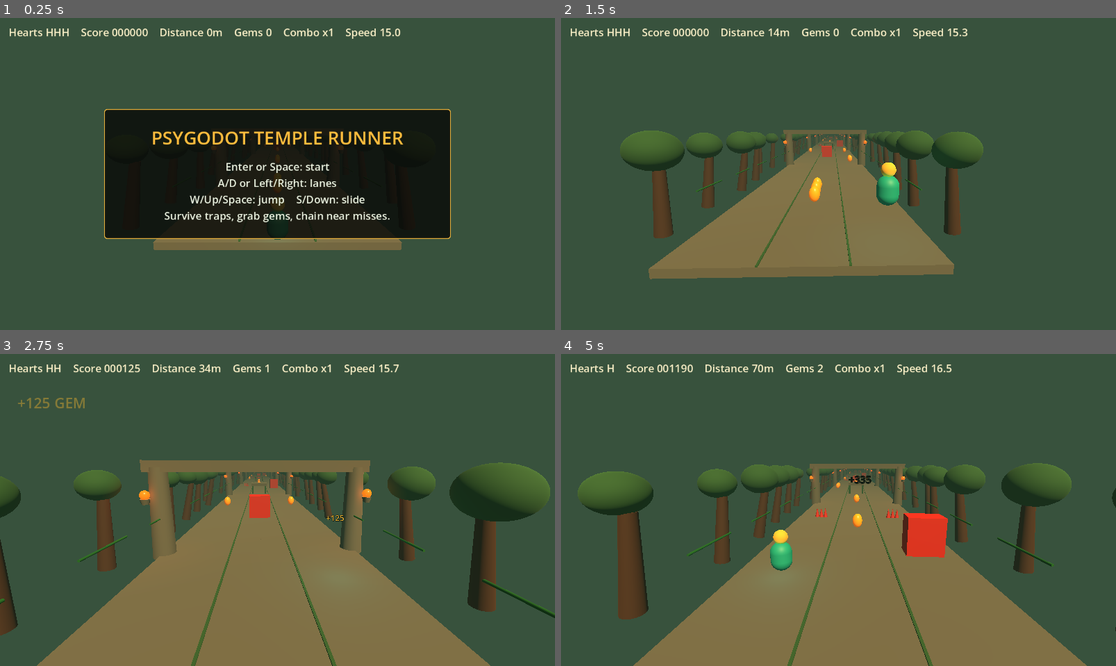
Above: before the commit, frames 1-4 (two rows, left to right).
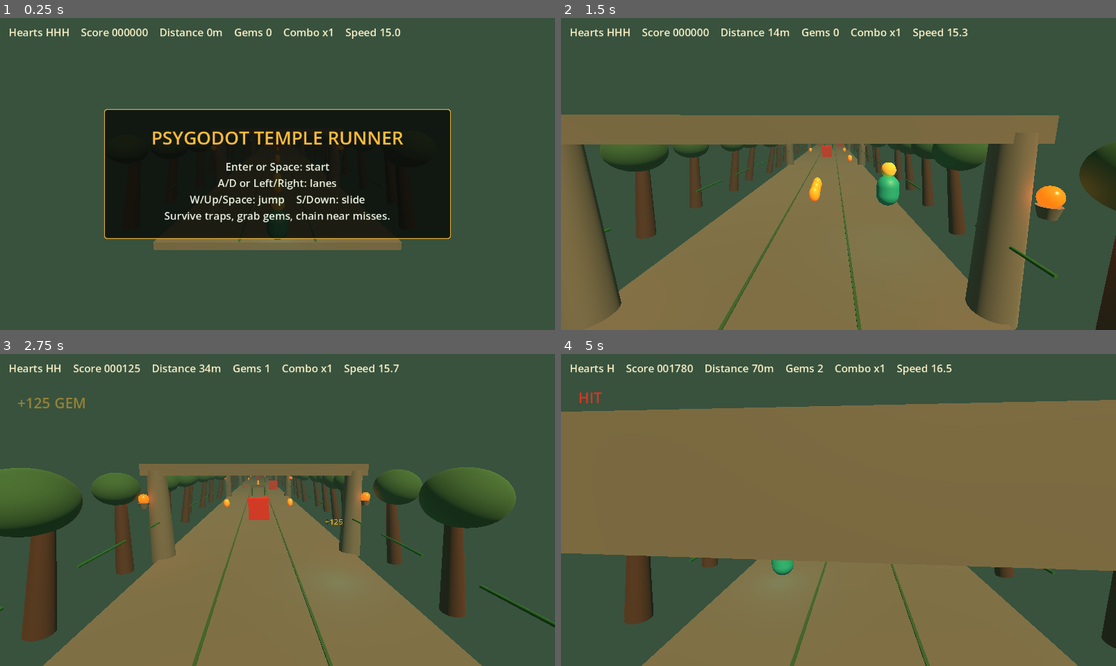
Above: after the commit, the same moments.

Repository: psygames-lab/psygodot
Game: Godot game, scene res://demo/temple_runner/scenes/TempleRunnerGame.tscn
Two runs of this game, one before a commit and one after it. Both use one fixed random seed, a clock stepped at 60 frames per second and the inputs below.
Inputs:
- Up to frame 1 (0.25 s): no input
- Up to frame 2 (1.5 s): tap Enter at 0.5 s; hold Right 0.53-1.28 s; hold Enter 0.53-1.28 s; tap Space at 0.77 s; hold Down from 1.28 s (still down); tap Keypad Enter at 1.35 s
- Up to frame 3 (2.75 s): tap Space at 1.52 s; release Down at 2.03 s; hold Right from 2.03 s (still down); hold R from 2.03 s (still down)
- Up to frame 4 (5 s): release Right at 2.78 s; release R at 2.78 s; hold Up 2.78-3.53 s; tap Enter at 2.85 s; tap Space at 3.02, 3.77, 4.52 s; hold Keypad Enter 3.53-4.28 s; hold Left from 3.53 s (still down); tap R at 4.35 s

The runs differ from the first frame. In frame 2, 34% of the frame differs, in the area x 0-100%, y 30-100%; in frame 3, 16%; in frame 4, 48%, in the area x 0-100%, y 3-100%.

Commit message:
fix: smooth runner hazard and segment resolution

Diff:
--- a/godot_project/demo/temple_runner/scripts/temple_runner_game.gd
+++ b/godot_project/demo/temple_runner/scripts/temple_runner_game.gd
@@ -32,6 +32,7 @@
 var lane_input_cooldown := 0.0
 var passed_hazards := {}
 var observed_areas := {}
+var resolved_hazards := {}
 var last_reported_speed := 15.0
 var telemetry_session_closed := false
 var active_path_choice := {}
@@ -72,6 +73,7 @@
 	state.advance(delta)
 	world.scroll(delta, state.speed)
 	_process_area_onsets()
+	_process_hazard_resolution()
 	_process_near_misses()
 	_process_speed_change(previous_speed)
 	if telemetry:
@@ -83,6 +85,7 @@
 	headless_elapsed = 0.0
 	passed_hazards.clear()
 	observed_areas.clear()
+	resolved_hazards.clear()
 	active_path_choice.clear()
 	last_reported_speed = 15.0
 	_end_telemetry_session("restart")
@@ -210,7 +213,7 @@
 func _process_near_misses() -> void:
 	for hazard in world.get_active_hazards():
 		var id: int = hazard.get_instance_id()
-		if passed_hazards.has(id):
+		if passed_hazards.has(id) or resolved_hazards.has(id):
 			continue
 		var z: float = hazard.global_position.z
 		if z > 0.65:
@@ -224,6 +227,17 @@
 				audio.play_near_miss()
 				hud.show_flash("NEAR MISS +%d" % reward, Color(1.0, 0.85, 0.24))
 				juice.reward_pop(self, hazard.global_position, "+%d" % reward, Color(1.0, 0.85, 0.24))
+
+func _process_hazard_resolution() -> void:
+	for hazard in world.get_active_hazards():
+		var id: int = hazard.get_instance_id()
+		if resolved_hazards.has(id):
+			continue
+		var z: float = hazard.global_position.z
+		if z < -0.15:
+			continue
+		resolved_hazards[id] = true
+		_resolve_hazard(hazard)
 
 func _process_area_onsets() -> void:
 	for area in _collect_runner_areas(world):
@@ -270,21 +284,35 @@
 	if state.mode != MODE_PLAYING or not bool(area.get_meta("runner_active", true)):
 		return
 	var kind := String(area.get_meta("runner_kind", ""))
+	if kind != "gem":
+		return
 	area.set_meta("runner_active", false)
-	if kind == "gem":
-		area.visible = false
-		var reward: int = state.collect_gem()
-		_log_gameplay("reward_collected", area, {"reward": reward})
-		_log_feedback("feedback_positive", area, {"reason": "reward_collected", "reward": reward})
-		audio.play_gem()
-		hud.show_flash("+%d GEM" % reward, Color(0.98, 0.72, 0.18))
-		juice.reward_pop(self, area.global_position, "+%d" % reward, Color(0.98, 0.72, 0.18))
-		return
+	area.visible = false
+	var reward: int = state.collect_gem()
+	_log_gameplay("reward_collected", area, {"reward": reward})
+	_log_feedback("feedback_positive", area, {"reason": "reward_collected", "reward": reward})
+	audio.play_gem()
+	hud.show_flash("+%d GEM" % reward, Color(0.98, 0.72, 0.18))
+	juice.reward_pop(self, area.global_position, "+%d" % reward, Color(0.98, 0.72, 0.18))
+
+func _resolve_hazard(area: Area3D) -> void:
+	if not bool(area.get_meta("runner_active", true)):
+		return
+	area.set_meta("runner_active", false)
+	var kind := String(area.get_meta("runner_kind", ""))
 	if _hazard_was_cleared(area):
 		var clear_reward: int = state.clear_hazard(kind)
 		_log_gameplay("successful_avoidance", area, {"reward": clear_reward})
 		_log_feedback("feedback_positive", area, {"reason": "successful_avoidance", "reward": clear_reward})
-		hud.show_flash("+%d CLEAR" % clear_reward, Color(0.55, 1.0, 0.68))
+		var hazard_lane := int(area.get_meta("runner_lane", 0))
+		if abs(hazard_lane - player.lane) == 1 and kind != "gap":
+			var near_reward: int = state.add_near_miss()
+			_log_gameplay("near_miss", area, {"reward": near_reward})
+			audio.play_near_miss()
+			hud.show_flash("NEAR MISS +%d" % near_reward, Color(1.0, 0.85, 0.24))
+			juice.reward_pop(self, area.global_position, "+%d" % near_reward, Color(1.0, 0.85, 0.24))
+		else:
+			hud.show_flash("+%d CLEAR" % clear_reward, Color(0.55, 1.0, 0.68))
 		return
 	if player.is_invulnerable():
 		return
--- a/godot_project/demo/temple_runner/scripts/world_builder.gd
+++ b/godot_project/demo/temple_runner/scripts/world_builder.gd
@@ -5,7 +5,8 @@
 
 const DirectorScript := preload("res://demo/temple_runner/scripts/obstacle_director.gd")
 const SEGMENT_LENGTH := 13.0
-const SEGMENT_COUNT := 18
+const SEGMENT_COUNT := 22
+const RECYCLE_AFTER_SEGMENTS := 3.0
 
 var director
 var segments: Array[Node3D] = []
@@ -31,7 +32,7 @@
 		segment.position.z += speed * delta
 	var farthest_z := _farthest_segment_z()
 	for segment in segments:
-		if segment.position.z > SEGMENT_LENGTH:
+		if segment.position.z > SEGMENT_LENGTH * RECYCLE_AFTER_SEGMENTS:
 			_clear_segment(segment)
 			segment.position.z = farthest_z - SEGMENT_LENGTH
 			farthest_z = segment.position.z
